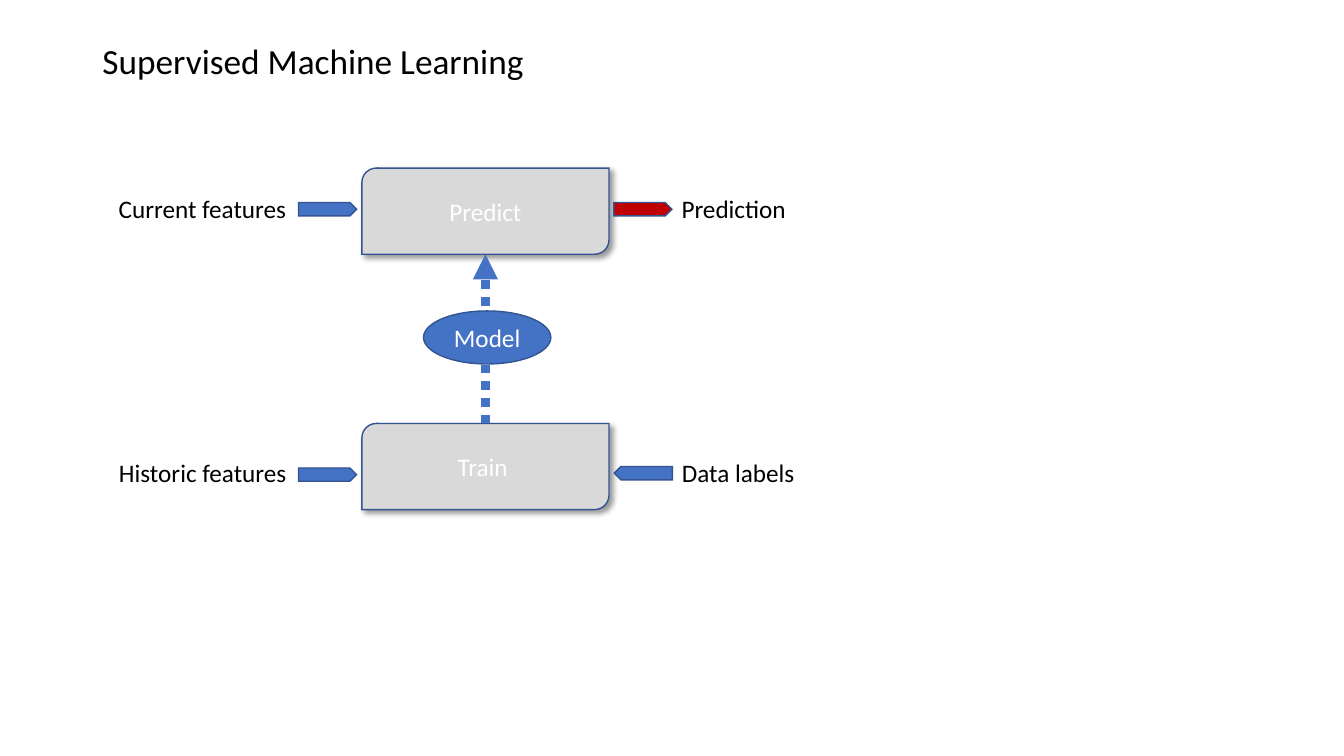
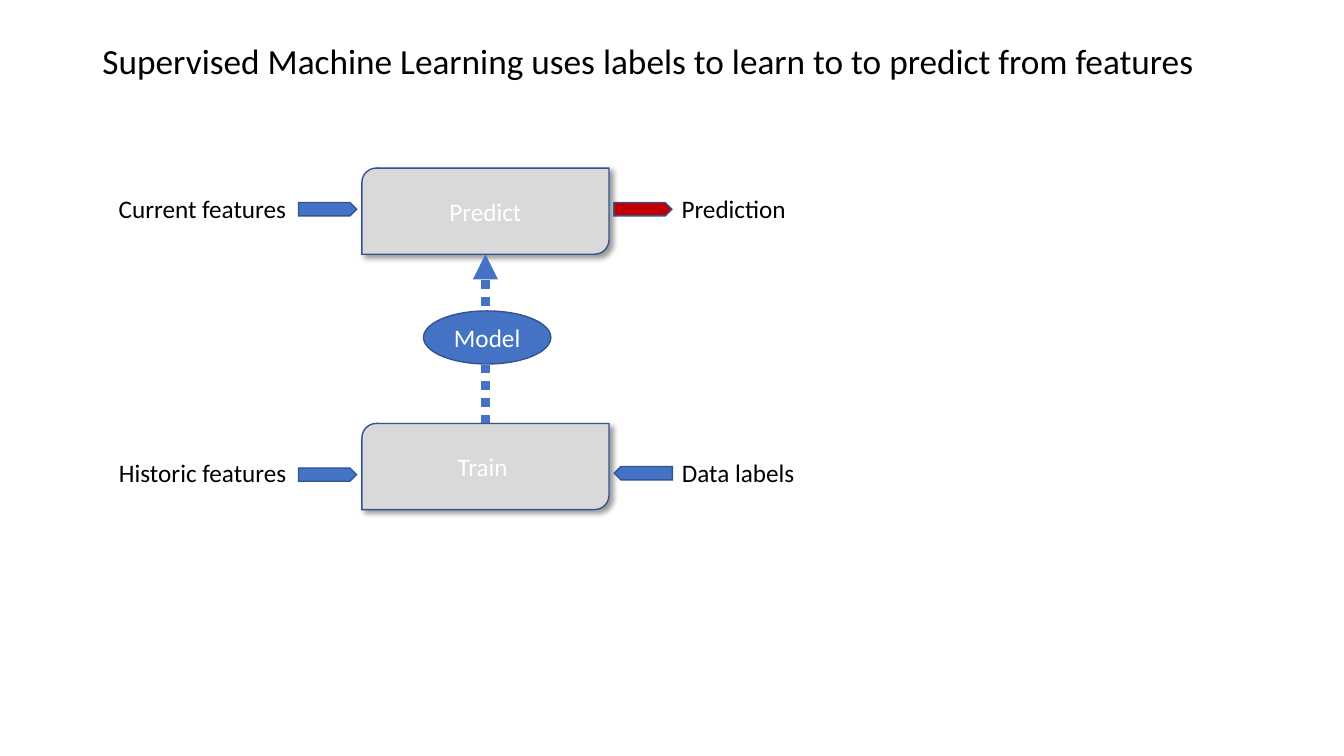
Before and after one commit to microsoft/ICSE2019, a slide deck: slide 6 of Rlearning/RL_ICSE.pptx (slide 3 before the commit). Drawn at 1344x756 pixels with LibreOffice and Linux fonts; fonts in the diff are those of the drawing. Boxes give left, top, right and bottom in pixels: in the first picture for what was removed or moved away, otherwise in the second. Text is boxed around its words. In the diff, an @@ line names an element or a change of style, - is before the commit and + after.

```diff
--- a/Rlearning/RL_ICSE.pptx
+++ b/Rlearning/RL_ICSE.pptx
@@ title at [102,49,1193,80]: text changed @@
-Supervised Machine Learning
+Supervised Machine Learning uses labels to learn to to predict from features
```
Also in this commit, not shown: 8 other slides changed, 5 slides added.
